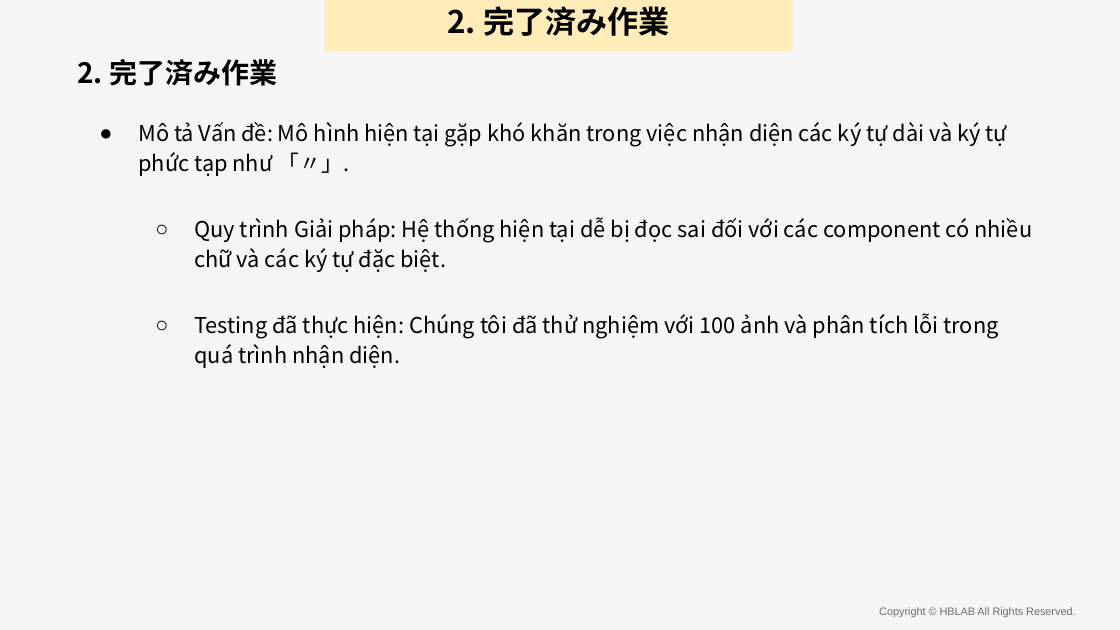
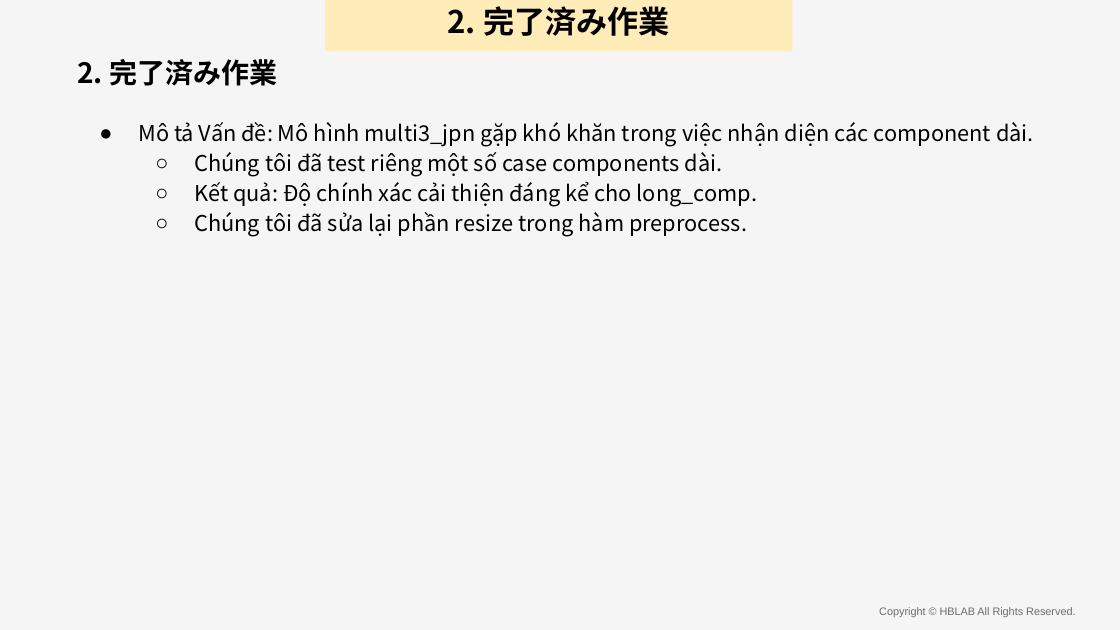
Before and after one commit to anhnvVNU/slide_maker, a slide deck: slide 9 of output/final_presentation.pptx. Drawn at 1120x630 pixels with LibreOffice and Linux fonts; fonts in the diff are those of the drawing; background and template pictures are left out. Boxes give left, top, right and bottom in pixels: in the first picture for what was removed or moved away, otherwise in the second. Text is boxed around its words. In the diff, an @@ line names an element or a change of style, - is before the commit and + after.

```diff
--- a/output/final_presentation.pptx
+++ b/output/final_presentation.pptx
@@ text at box(138, 122, 1034, 237): text changed @@
-● Mô tả Vấn đề: Mô hình hiện tại gặp khó khăn trong việc nhận diện các ký tự dài và ký tự phức tạp như 「〃」.
-  ○ Quy trình Giải pháp: Hệ thống hiện tại dễ bị đọc sai đối với các component có nhiều chữ và các ký tự đặc biệt.
-  ○ Testing đã thực hiện: Chúng tôi đã thử nghiệm với 100 ảnh và phân tích lỗi trong quá trình nhận diện.
+● Mô tả Vấn đề: Mô hình multi3_jpn gặp khó khăn trong việc nhận diện các component dài.
+  ○ Chúng tôi đã test riêng một số case components dài.
+  ○ Kết quả: Độ chính xác cải thiện đáng kể cho long_comp.
+  ○ Chúng tôi đã sửa lại phần resize trong hàm preprocess.
```
Also in this commit, not shown: 10 other slides changed, 2 slides removed, 25 other files.
